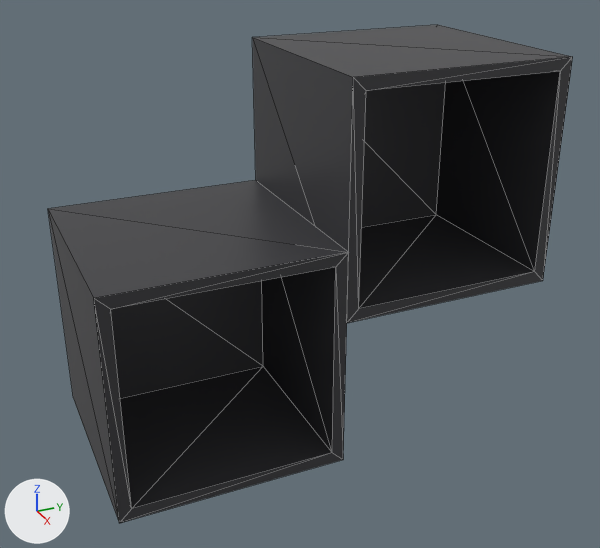
The glTF model public/models/event_pokal_regal.glb: old version first, new version second.
Camera for both pictures: a 50 mm lens placed at (0.023, 0.43, 2.471), pointed at (-1.125, 0.946, 1.897). Lighting does not change. The marker at lower left points along +X, +Y and +Z. The picture after the commit comes second. Mesh edges are drawn as thin lines. Vertices at exactly the same position are counted once.

Names of what the first picture shows: 'EventPokalRegal'.
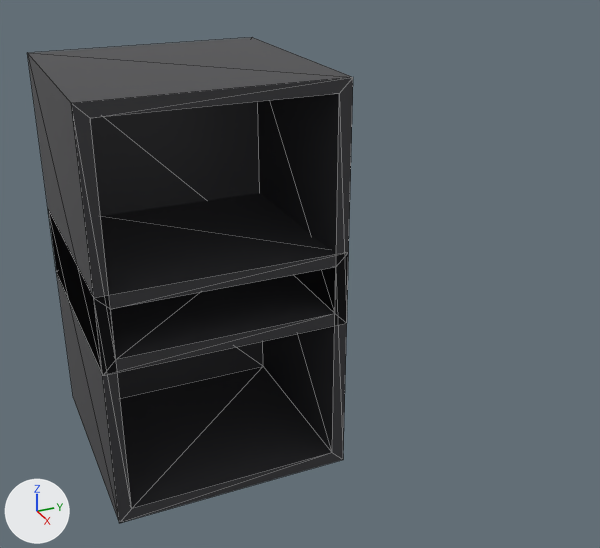
The newer file is also turned or shifted as a whole; pictures and numbers use the older file's frame.

Pixel boxes (x1, y1, x2, y2) of what changed, in the pictures (600 x 548 px; the box of a moved part takes in the faces that stretch with it):
'EventPokalRegal', reshaped (38% narrower): before (48, 25, 573, 523); after (27, 37, 353, 523)
part 1 of me_cube_034, moved or reshaped: before (252, 25, 573, 323); after (27, 37, 353, 375)

Patch to the scene script:
```diff
--- a/public/models/event_pokal_regal.glb.py
+++ b/public/models/event_pokal_regal.glb.py
@@ me_cube_034 @@
 # used by ob_eventpokalregal; location = (0.0, 0.0, 0.0)
-me_cube_034.from_pydata(...)  # 32 vertices, 56 faces; spans x -1.329..-0.961, y 0.582..1.318, z 1.632..2.251
+me_cube_034.from_pydata(...)  # 32 vertices, 56 faces; spans x -1.329..-0.961, y 0.582..0.95, z 1.632..2.251
+# me_cube_034 part 1: the loose piece of 16 vertices spanning x -1.329..-0.961, y 0.95..1.318, z 1.883..2.251 is moved by (0.0, -0.368, 0.0)
 me_cube_034.materials.append(mat_material_001)
```
